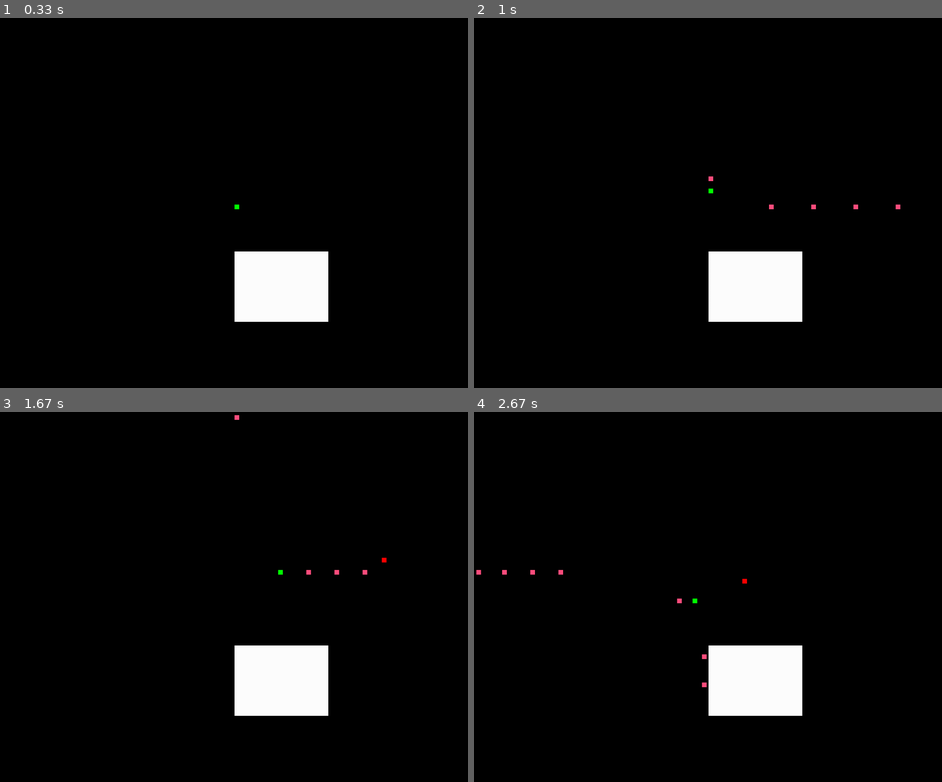
Above: before the commit, frames 1-4 (two rows, left to right).
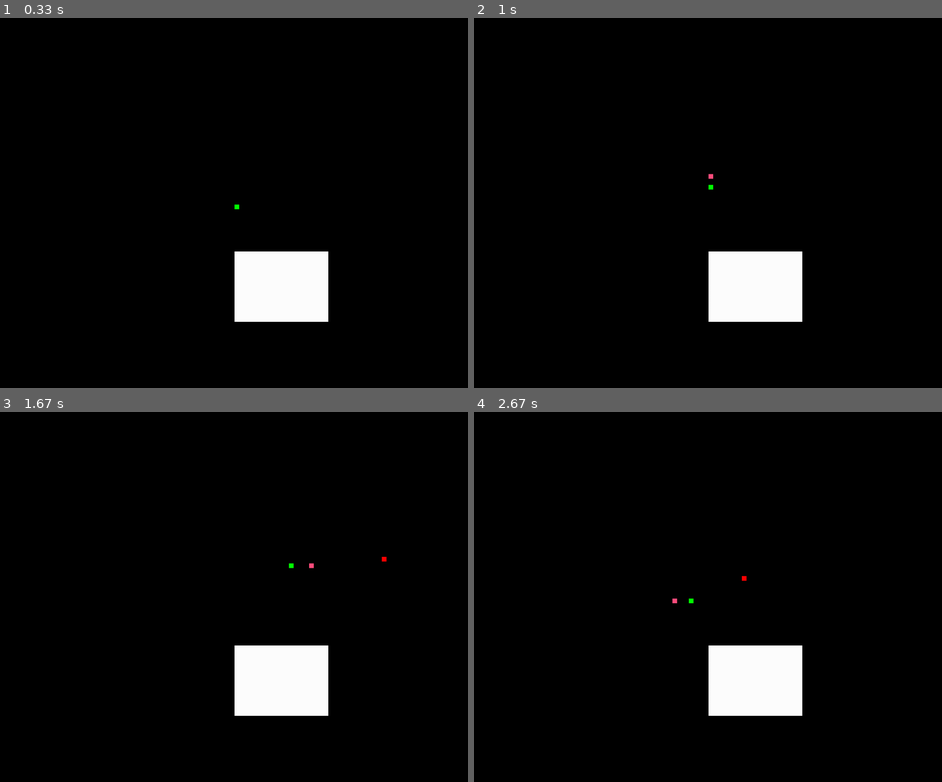
Above: after the commit, the same moments.

Repository: DominantaDev/battlepygame
Game: pygame game, started from main.py
Two runs of this game, one before a commit and one after it. Both use one fixed random seed, a clock stepped at 60 frames per second and the inputs below.
Inputs:
- Up to frame 1 (0.33 s): no input
- Up to frame 2 (1 s): hold Right 0.33-0.8 s; hold Up from 0.83 s (still down); hold W from 0.83 s (still down)
- Up to frame 3 (1.67 s): release Up at 1.13 s; release W at 1.13 s; hold Right 1.17-1.63 s; hold D 1.17-1.63 s
- Up to frame 4 (2.67 s): hold Left 1.67-2.2 s; hold A 1.67-2.2 s; hold Down 2.23-2.53 s; hold S 2.23-2.53 s; hold Left from 2.57 s (still down); hold A from 2.57 s (still down)

Frame 1 is identical in both runs. In frame 2, less than 0.1% of the frame differs, in the area x 50-92%, y 42-52%; in frame 3, 0.1%; in frame 4, 0.2%, in the area x 0-59%, y 42-75%.

Commit message:
0.2.3.2 - система персонажей, обновления фабрик

Diff:
--- a/classes/action.py
+++ b/classes/action.py
@@ -25,12 +25,12 @@
         ent.GetComponent(EC.VELOCITY).value = (ent.GetComponent(
             EC.TRANSFORM).pos - victim.GetComponent(EC.TRANSFORM).pos)
 
-    @staticmethod
-    def Shoot(
-            ent: Object,
-            target: Vector2
-    ):
-        ent_trans = ent.GetComponent(EC.TRANSFORM)
+    # @staticmethod
+    # def Shoot(
+    #         ent: Object,
+    #         target: Vector2
+    # ):
+    #     ent_trans = ent.GetComponent(EC.TRANSFORM)
 
-        Fabric.create_bullet(
-            ent, (target-ent_trans.pos).norm(), ent.GetComponent(EC.TEAM).num)
+    #     Fabric.create_bullet(
+    #         ent, (target-ent_trans.pos).norm(), ent.GetComponent(EC.TEAM).num)
--- /dev/null
+++ b/classes/character.py
@@ -0,0 +1,21 @@
+from classes.enums import ClassChar
+from classes.weapon import Weapon
+from vector2 import Vector2
+
+
+class Character:
+    def __init__(
+        self,
+        title: str,
+        hp: float,
+        speed: float,
+        scale: Vector2,
+        weapon: Weapon,
+        class_char: ClassChar
+    ):
+        self.title = title
+        self.hp = hp
+        self.speed = speed
+        self.scale = scale
+        self.weapon = weapon
+        self.class_char = class_char
--- a/classes/enum_components.py
+++ b/classes/enum_components.py
@@ -16,3 +16,5 @@
     TEAM = auto()
     WEAPONCOMP = auto()
     SHARPNESS = auto()
+    LIFETIME = auto()
+    INFO = auto()
--- a/classes/enums.py
+++ b/classes/enums.py
@@ -11,3 +11,9 @@
     FRAGILE = auto()
     NORMAL = auto()
     GHOST = auto()
+
+
+class ClassChar(Enum):
+    MELEE = auto()
+    RANGE = auto()
+    SUPPORT = auto()
--- /dev/null
+++ b/classes/enums_objs.py
@@ -0,0 +1,25 @@
+from enum import Enum
+
+from pygame import Vector2
+
+from classes.character import Character
+from classes.enums import ClassChar
+from classes.weapon import Weapon
+from world import CEIL
+
+
+class CharList(Enum):
+    FIGHTER = Character(
+        title="Fighter",
+        hp=100,
+        speed=250,
+        scale=Vector2(CEIL, CEIL),
+        weapon=Weapon(
+            dmg=30,
+            range=10,
+            knockback=50,
+            cooldown=100,
+            speed=100
+        ),
+        class_char=ClassChar.MELEE
+    )
--- a/classes/fabric.py
+++ b/classes/fabric.py
@@ -1,9 +1,12 @@
+from classes.character import Character
 from classes.enum_components import EC
 from classes.enums import ColInterType
 from classes.weapon import Weapon
 from components import team
 from components.ai import AI
 from components.collider import Collider
+from components.info import Info
+from components.lifetime import Lifetime
 from components.material import Material
 from components.render import Render
 from components.hp import HP
@@ -23,21 +26,22 @@
 
 class Fabric:
     @staticmethod
-    def create_player():
+    def create_player(char: Character):
+        char = char.value
+
         obj = Object()
         obj.AddComponents([
-            Transform(Vector2(WIDTH//2, HEIGHT//2), Vector2(CEIL, CEIL)),
-            Movement(200),
-            HP(100),
+            Transform(Vector2(WIDTH//2, HEIGHT//2), char.scale),
+            Movement(char.speed),
+            HP(char.hp),
             Input(),
             Render(GREEN),
             Velocity(Vector2(0, 0)),
             Collider(),
             Material(ColInterType.NORMAL),
             Team(0),
-            WeaponComp(Weapon(
-                20, 50, 20, 150
-            ))
+            WeaponComp(char.weapon),
+            Info(char.title)
         ])
         return obj
 
@@ -54,14 +58,15 @@
             Collider(),
             Material(ColInterType.NORMAL),
             Team(1),
-            Sharpness(20, 20)
+            Sharpness(20, 20),
+            Info("Враг")
         ])
         return obj
 
     def create_bullet(
             parent_obj: Object,
             veloc: Vector2,
-            team_num: int
+            weapon_obj: Weapon
     ):
         obj = Object()
         obj.AddComponents([
@@ -72,8 +77,11 @@
             Velocity(veloc),
             Collider(),
             Material(ColInterType.FRAGILE),
-            Team(team_num),
-            Sharpness(20, 20)
+            Team(parent_obj.GetComponent(EC.TEAM).num),
+            Sharpness(20, 20),
+            Info(f"Пуля {parent_obj.GetComponent(EC.INFO).title}"),
+            Lifetime.init_distance(obj, parent_obj.GetComponent(
+                EC.TRANSFORM).pos, parent_obj.GetComponent(EC.TRANSFORM).pos + veloc*weapon_obj.range, weapon_obj.speed)
         ])
         return obj
 
@@ -86,6 +94,7 @@
             Transform(pos, size),
             Render(WHITE),
             Collider(True),
-            Material(ColInterType.NORMAL)
+            Material(ColInterType.NORMAL),
+            Info("Стена")
         ])
         return obj
--- a/classes/timer.py
+++ b/classes/timer.py
@@ -1,16 +1,18 @@
+import world
+
+
 class Timer:
     ALL = []
 
     def __init__(
             self,
             delta: int,
-            now: int,
             func,
             infinity: bool = False
     ):
         """delta в миллисекундах(с/1000) DT В СЕКУНДАХ"""
         self.delta = delta
-        self.now = now
+        self.now = world.now
         self.func = func
         self.infinity = infinity
 
@@ -20,12 +22,9 @@
     def UpdateAll(time: int):
         """В МС!!!"""
         for i in Timer.ALL.copy():
-            # print(f"{time}-{i.now} >= {i.delta} >>> {i.run}")
             if time-i.now >= i.delta:
-                # print(f"таймер сработал {Timer.ALL}")
-                i.now = time
                 i.func()
                 if i.infinity:
-                    Timer(i.delta, i.now, i.func, i.infinity)
+                    Timer(i.delta, i.func, i.infinity)
                 Timer.ALL.remove(i)
                 del i
--- a/classes/weapon.py
+++ b/classes/weapon.py
@@ -7,11 +7,13 @@
         dmg: float = 10,
         range: float = 50,
         knockback: float = 20,
-        cooldown: float = 300
+        cooldown: float = 300,
+        speed: float = 100
     ):
         self.dmg = dmg
         self.range = range
         self.knockback = knockback
         self.cooldown = cooldown
+        self.speed = speed
 
         self.done = True
--- a/components/hp.py
+++ b/components/hp.py
@@ -1,5 +1,4 @@
 from classes.enum_components import EC
-from classes.timer import Timer
 from components.component import Component
 
 
--- /dev/null
+++ b/components/info.py
@@ -0,0 +1,16 @@
+from classes.enum_components import EC
+from components.component import Component
+
+from classes.object import Object
+
+
+class Info(Component):
+    _name = EC.INFO
+
+    def __init__(
+            self,
+            title: str
+    ):
+        super().__init__(type(self)._name)
+
+        self.title = title
--- /dev/null
+++ b/components/lifetime.py
@@ -0,0 +1,31 @@
+from classes.enum_components import EC
+from classes.object import Object
+from classes.timer import Timer
+from components.component import Component
+from components.velocity import Velocity
+from vector2 import Vector2
+
+
+class Lifetime(Component):
+    _name = EC.LIFETIME
+
+    def __init__(
+            self,
+            value: float,
+            parent: Object
+    ):
+        super().__init__(type(self)._name)
+
+        self.value = value
+
+        Timer(value, lambda: parent.DELETEOBJ())
+
+    @staticmethod
+    def init_distance(
+            parent: Object,
+            first_pos: Vector2,
+            last_pos: Vector2,
+            speed: float
+    ):
+        print(f"{(last_pos-first_pos).len/speed} секунд ибо speed={speed}, дистанция={(last_pos-first_pos).len}")
+        return Lifetime(((last_pos-first_pos).len/speed)*1000, parent)
--- a/components/transform.py
+++ b/components/transform.py
@@ -15,4 +15,3 @@
 
         self.pos = pos
         self.scale = scale
-        self.old_pos = pos
--- a/main.py
+++ b/main.py
@@ -1,6 +1,7 @@
 # Импорты
 import pygame
 from classes.enum_components import *
+from classes.enums_objs import CharList
 from classes.fabric import Fabric
 from classes.object import Object
 import consts
@@ -23,7 +24,7 @@
 pygame.display.set_caption('ZMEYAAAA')
 clock = pygame.time.Clock()
 
-player = Fabric.create_player()
+player = Fabric.create_player(CharList.FIGHTER)
 
 InputEvent("move_x", pygame.K_d, pygame.K_a)
 InputEvent("move_y", pygame.K_s, pygame.K_w)
@@ -55,9 +56,11 @@
 )
 
 start_game_time = pygame.time.get_ticks()
+world.now = start_game_time
 
-enemy_spawn_timer = Timer(1500, start_game_time,
+enemy_spawn_timer = Timer(1500,
                           lambda: Fabric.create_enemy(player), infinity=True)
+
 while run:
     world.dt = clock.tick(world.FPS) / 1000
     world.now = pygame.time.get_ticks()-start_game_time
--- a/systems/collider_system.py
+++ b/systems/collider_system.py
@@ -71,7 +71,7 @@
                                 EC.TRANSFORM).pos-trans_comp.pos, sharp_comp.imp))
                             if None != i_ai_comp and not i_ai_comp.stunning:
                                 i_ai_comp.stunning = True
-                                Timer(1000, world.now, lambda comp=i_ai_comp: setattr(
+                                Timer(1000, lambda comp=i_ai_comp: setattr(
                                     comp, "stunning", False))
                         if mat_comp.intertype == ColInterType.FRAGILE:
                             ent.DELETEOBJ()
--- a/systems/damage_system.py
+++ b/systems/damage_system.py
@@ -27,7 +27,7 @@
 
             ren = victim.GetComponent(EC.RENDER)
             old_color = ren.color
-            Timer(hp_comp.invul_frames, world.now,
+            Timer(hp_comp.invul_frames,
                   lambda: (setattr(hp_comp, "invul_status", False),
                            setattr(ren, "color", old_color)))
             ren.color = consts.WHITE
--- a/systems/input_system.py
+++ b/systems/input_system.py
@@ -27,13 +27,9 @@
         vel_comp.value = Vector2(InputEvent.getAxis("move_x"),
                                  InputEvent.getAxis("move_y"))
         if sht_x_ev != 0 or sht_y_ev != 0:
-            # Action.Shoot(entity, entity.GetComponent(EC.TRANSFORM).pos + Vector2(
-            #     sht_x_ev,
-            #     sht_y_ev
-            # ))
             if weap_comp.main.done:
                 Fabric.create_bullet(entity, Vector2(
-                    sht_x_ev, sht_y_ev), entity.GetComponent(EC.TEAM).num)
+                    sht_x_ev, sht_y_ev), entity.GetComponent(EC.WEAPONCOMP).main)
                 weap_comp.main.done = False
-                Timer(weap_comp.main.cooldown, world.now,
+                Timer(weap_comp.main.cooldown,
                       lambda: setattr(weap_comp.main, "done", True))
--- a/vector2.py
+++ b/vector2.py
@@ -1,7 +1,5 @@
 import math
 import random
-
-from interval import Interval
 
 
 class Vector2:
